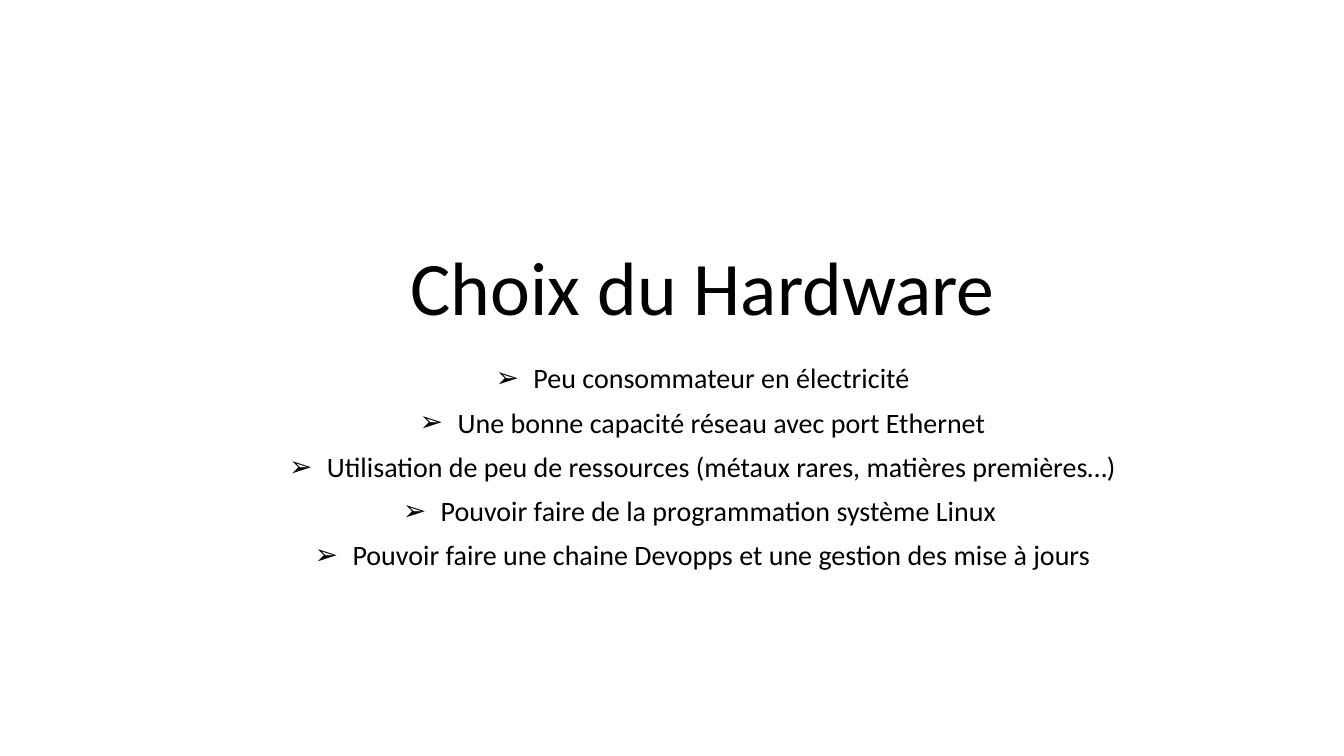
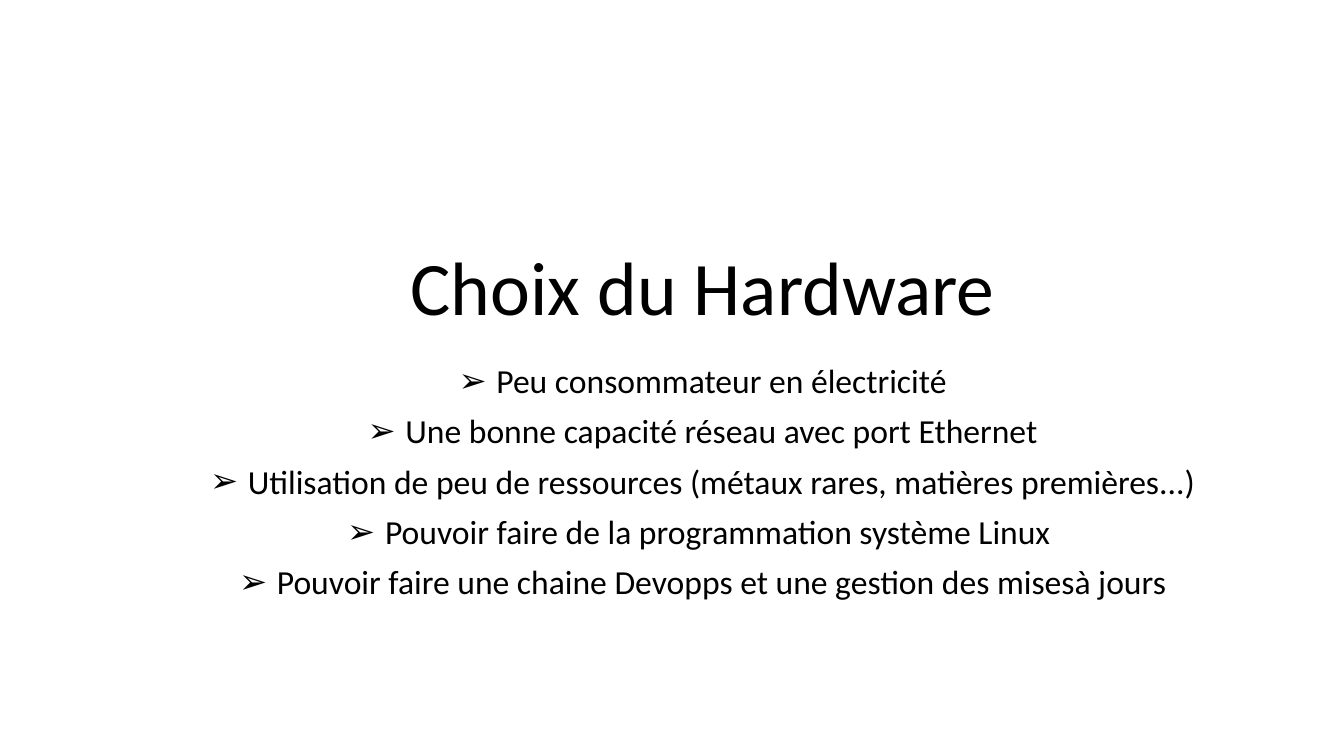
Before and after one commit to OceanStream-X-MiageSorbonne/Boitier, a slide deck: slide 1 of Documentation/Architecture Technique/Choix Hardware.pptx. Drawn at 1344x756 pixels with LibreOffice and Linux fonts; fonts in the diff are those of the drawing; background and template pictures are left out. Boxes give left, top, right and bottom in pixels: in the first picture for what was removed or moved away, otherwise in the second. Text is boxed around its words. In the diff, an @@ line names an element or a change of style, - is before the commit and + after.

```diff
--- a/Documentation/Architecture Technique/Choix Hardware.pptx
+++ b/Documentation/Architecture Technique/Choix Hardware.pptx
@@ subtitle at (x1=385, y1=369, x2=1050, y2=550): size 20 to 24 pt in "Peu consommateur en électricité", "Une bonne capacité réseau avec port Ethernet", "Pouvoir faire de la programmation système Linux" @@
@@ subtitle at (x1=248, y1=469, x2=1195, y2=500): text changed; size 20 to 24 pt @@
-➢ Utilisation de peu de ressources (métaux rares, matières premières…)
+➢ Utilisation de peu de ressources (métaux rares, matières premières...)
@@ subtitle at (x1=277, y1=570, x2=1166, y2=600): text changed; size 20 to 24 pt @@
-➢ Pouvoir faire une chaine Devopps et une gestion des mise à jours
+➢ Pouvoir faire une chaine Devopps et une gestion des misesà jours
```
Also in this commit, not shown: 7 other slides changed, 1 other file.
